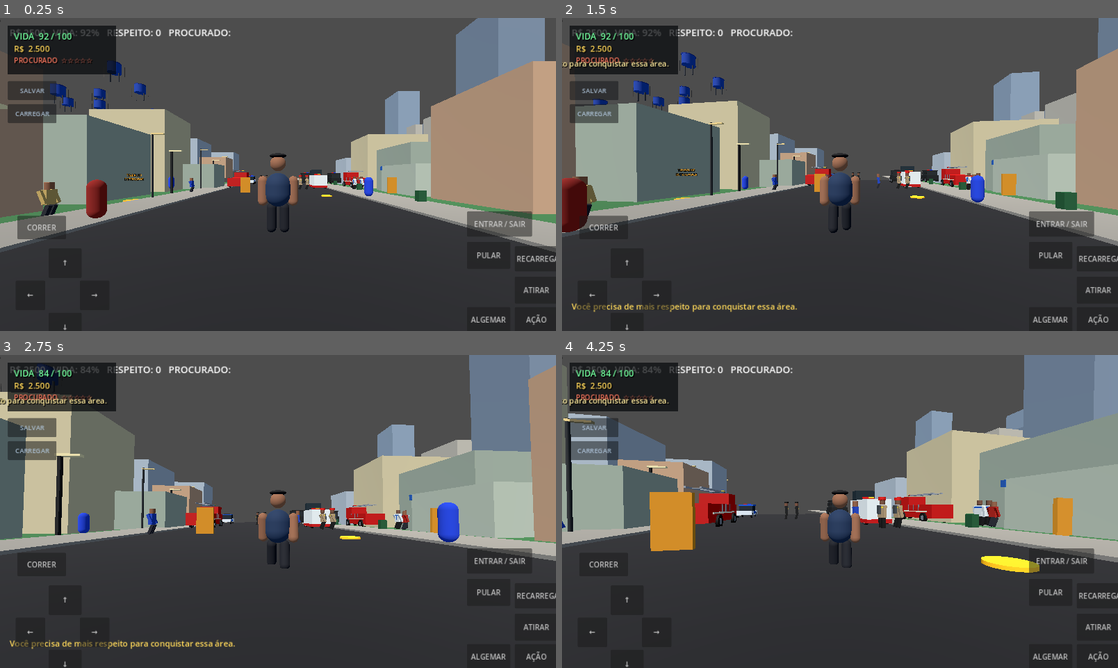
Above: before the commit, frames 1-4 (two rows, left to right).
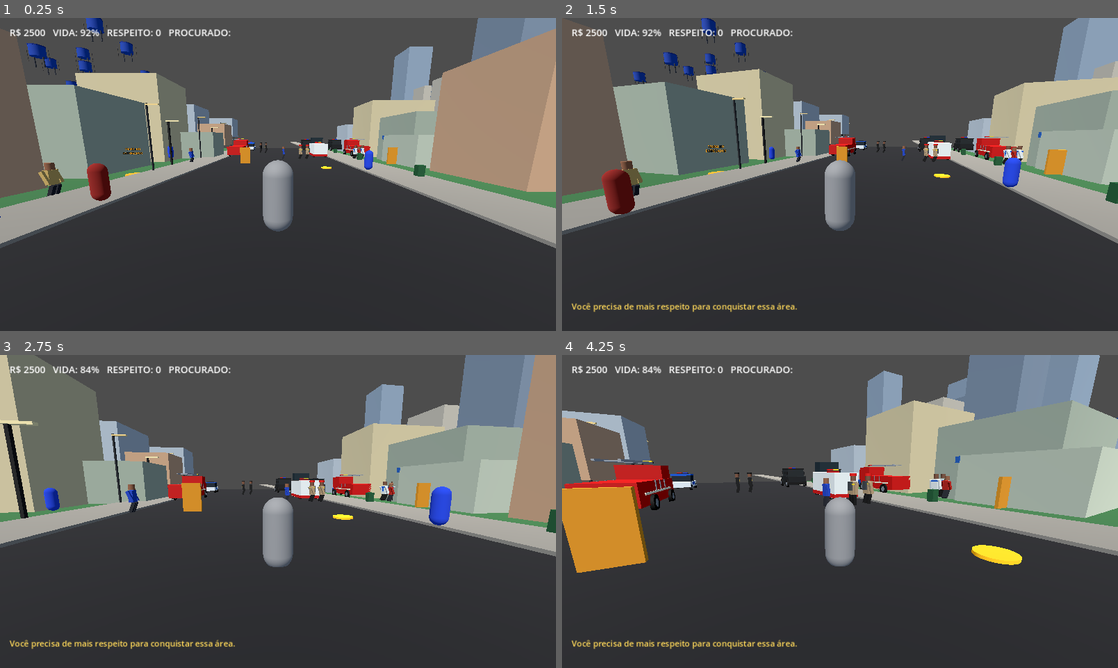
Above: after the commit, the same moments.

Repository: augustoantongato-sys/Caramelo-rp
Game: Godot game, scene res://scenes/main.tscn
Same seed, same stepped clock (60 frames per second), same inputs: the game is played once before the commit and once after it.
Inputs (mouse positions are in pixels of both pictures, inside the frame that each line leads up to):
- Up to frame 1 (0.25 s): no input
- Up to frame 2 (1.5 s): tap Enter at 0.5 s; move the mouse to (867, 174) at 0.52 s; hold W (move_forward) from 0.53 s (still down); tap G (arrest) at 0.6 s; tap Space (jump) at 0.77 s; move the mouse to (812, 174) at 1.27 s; tap T (conquer_area) at 1.35 s
- Up to frame 3 (2.75 s): keep holding W (move_forward); tap Space (jump) at 1.52 s; move the mouse to (289, 505) at 2.02 s; tap 3 (hire_scout) at 2.1 s
- Up to frame 4 (4.25 s): keep holding W (move_forward); move the mouse to (834, 517) at 2.77 s; tap 1 (hire_security) at 2.85 s; tap Space (jump) at 3.02, 3.77 s; move the mouse to (878, 514) at 3.52 s; tap 2 (hire_vendor) at 3.6 s

The runs differ from the first frame. In frame 1, 28% of the frame differs, in the area x 0-100%, y 0-100%; in frame 2, 34%; in frame 3, 29%; in frame 4, 36%.

Commit message:
Rebuild clean playable Caramelo RP foundation

Diff:
--- a/scenes/player.tscn
+++ b/scenes/player.tscn
@@ -1,26 +1,26 @@
 [gd_scene load_steps=4 format=3]
 
-[ext_resource type="Script" path="res://scripts/player.gd" id="1_player"]
+[ext_resource type="Script" path="res://scripts/player_rebuild.gd" id="1"]
 
-[sub_resource type="CapsuleShape3D" id="CapsuleShape3D_player"]
+[sub_resource type="CapsuleShape3D" id="CapsuleShape3D"]
 radius = 0.38
-height = 1.75
+height = 1.8
 
-[sub_resource type="CapsuleMesh" id="CapsuleMesh_player"]
+[sub_resource type="CapsuleMesh" id="CapsuleMesh"]
 radius = 0.38
-height = 1.75
+height = 1.8
 
 [node name="Player" type="CharacterBody3D"]
-script = ExtResource("1_player")
+script = ExtResource("1")
 floor_snap_length = 0.25
 
 [node name="CollisionShape3D" type="CollisionShape3D" parent="."]
-position = Vector3(0, 0.88, 0)
-shape = SubResource("CapsuleShape3D_player")
+position = Vector3(0, 0.9, 0)
+shape = SubResource("CapsuleShape3D")
 
 [node name="Body" type="MeshInstance3D" parent="."]
-position = Vector3(0, 0.88, 0)
-mesh = SubResource("CapsuleMesh_player")
+position = Vector3(0, 0.9, 0)
+mesh = SubResource("CapsuleMesh")
 
 [node name="CameraPivot" type="Node3D" parent="."]
 position = Vector3(0, 1.45, 0)
